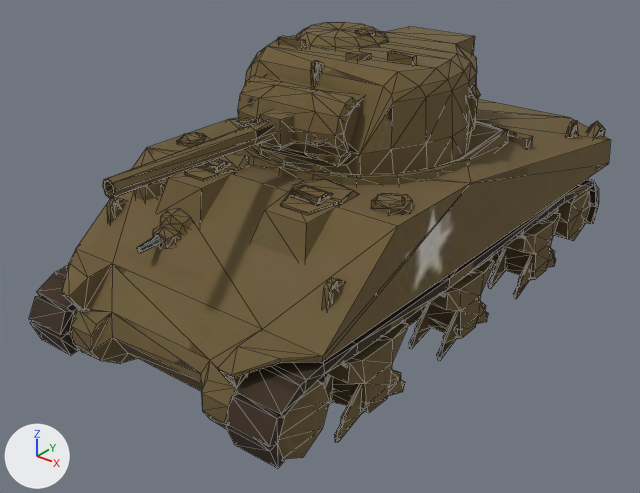
An edit to the glTF model web/public/pezzi/sicily_british_armor_0.glb, drawn before and after from the same camera.
One viewpoint serves both versions: a camera (50 mm lens) standing at (0.948, -1.301, 0.897) and looking at (-0.026, -0.083, 0.142). The lights are fixed; the arrows at lower left show +X, +Y and +Z. The picture after the commit comes second. Mesh edges are drawn as thin lines. Vertices at exactly the same position are counted once.

In view in the first picture: 'geometry_0'.
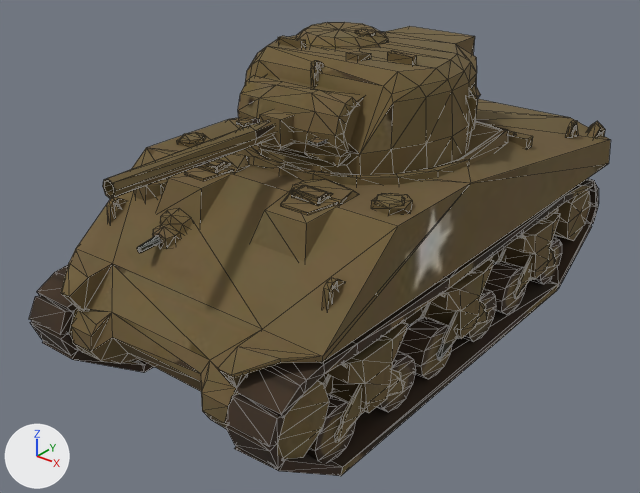
The newer file is also rescaled (x0.914), turned or shifted as a whole; pictures and numbers use the older file's frame.

What the commit changed:
me_geometry_0 is used by ob_geometry_0; location (0.0, 0.0, 0.0).
me_geometry_0 had 1841 vertices, 3280 faces and spanned x -0.281..0.281, y -0.584..0.584, z 0.0..0.535.
me_geometry_0 now has 2176 vertices, 3881 faces and spans x -0.281..0.281, y -0.584..0.584, z -0.05..0.535.
me_geometry_0 part 1: 169 vertices added at x -0.278..-0.187, y -0.559..0.535, z -0.05..0.068.
me_geometry_0 part 2: 166 vertices added at x 0.187..0.277, y -0.559..0.535, z -0.05..0.068.

Where the change shows, as pixel boxes (x1, y1, x2, y2) in the pictures (640 x 493 px):
'geometry_0', reshaped: before (29, 22, 611, 468); after (29, 22, 611, 476)
part 1 of me_geometry_0, added: after (42, 341, 153, 373)
part 2 of me_geometry_0, added: after (235, 223, 592, 476)
